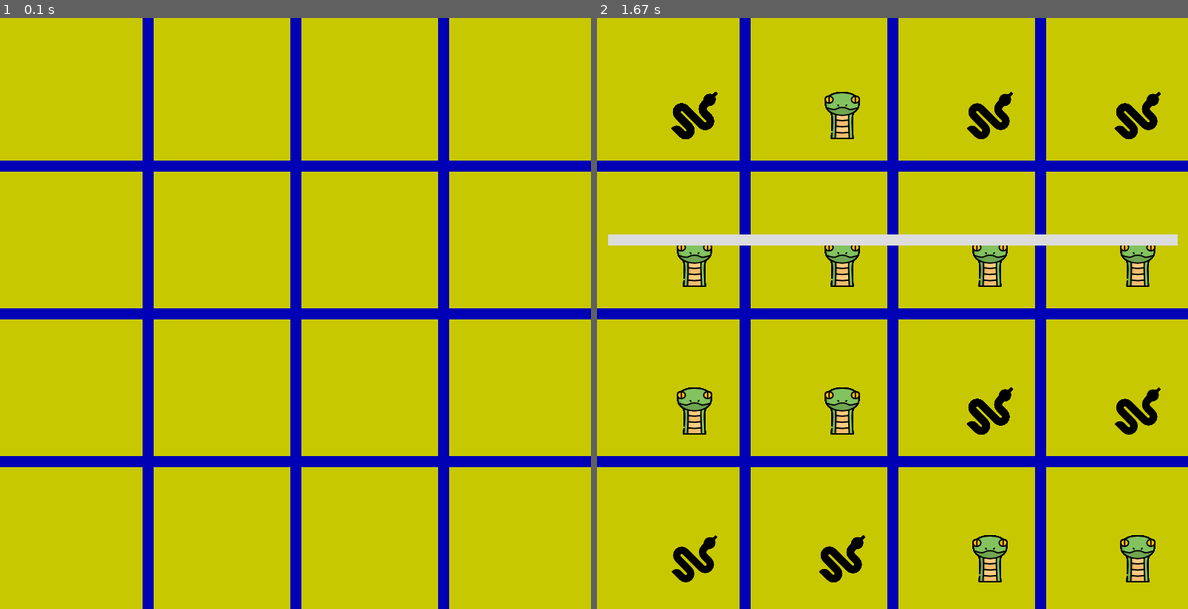
Above: before the commit, frames 1-2 (left to right).
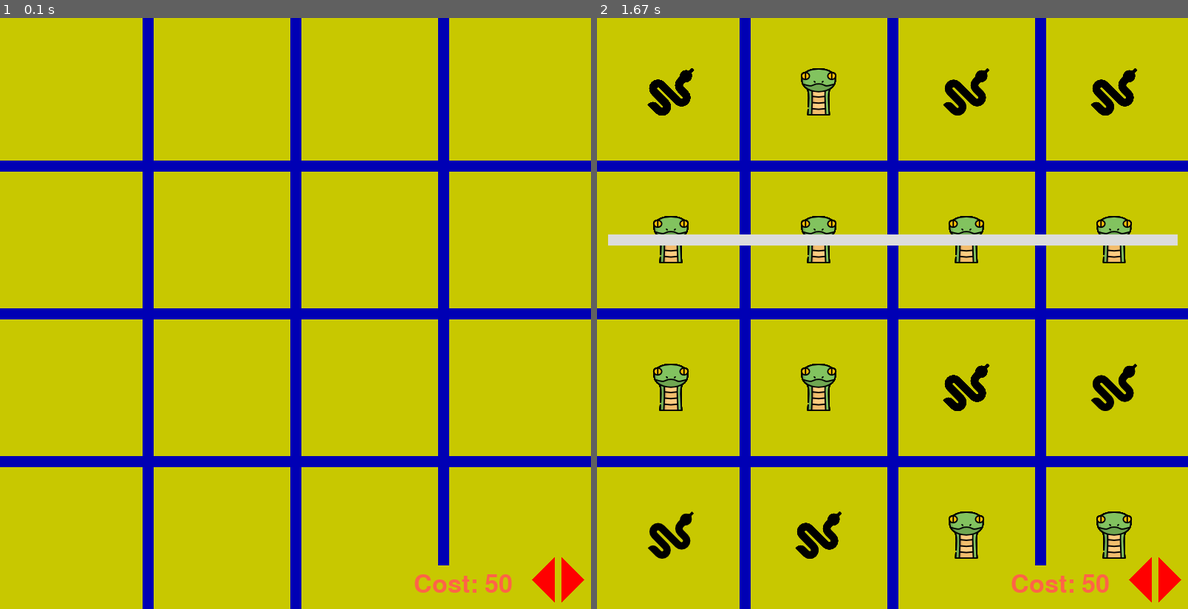
Above: after the commit, the same moments.

Repository: jackan214/Pygame-slots
Game: pygame game, started from pygame&pysimplegui/slot/slots.py
Same seed, same stepped clock (60 frames per second), same inputs: the game is played once before the commit and once after it.
Inputs (mouse positions are in pixels of both pictures, inside the frame that each line leads up to):
- Up to frame 1 (0.1 s): no input
- Up to frame 2 (1.67 s): click (892, 313) at 0.38 s

The runs differ from the first frame. In frame 1, 0.6% of the frame differs, in the area x 70-99%, y 91-100%; in frame 2, 10%, in the area x 8-99%, y 8-100%.

Commit message:
New changes

Diff:
--- a/pygame&pysimplegui/slot/slots.py
+++ b/pygame&pysimplegui/slot/slots.py
@@ -11,15 +11,16 @@
 boardRows = 4
 boardCols = 4
 squareSize = 200
-circleRadius = 50
-circleWidth = 15
-crossWidth = 25
 space = 55
 windowName = "Slots"
 windowNameInt = 0
+cost = 50
+costtxt = "Cost: {}".format(cost)
+fontClr = (255,99,71)
 
 bgColor = (200, 200, 0)
 lineColor = (0, 0, 180)
+triangleColor = (255, 0, 0)
 winLineColor = (220, 220, 220)
 circleColor = (239, 231, 200)
 crossColor = (66, 66, 66)
@@ -29,19 +30,34 @@
 screen.fill(bgColor)
 board = np.zeros((boardRows, boardCols))
 
-def drawLines():
+def drawLines() :
 
+	#Line 1 vert
 	pg.draw.line(screen, lineColor, (0, squareSize), (width, squareSize), lineWidth)
-
+	#Line 2 vert
 	pg.draw.line(screen, lineColor, (0, 2 * squareSize), (width, 2 * squareSize), lineWidth)
-
+	#Line 3 vert
 	pg.draw.line(screen, lineColor, (0, 3 * squareSize), (width, 3 * squareSize), lineWidth)
 
+	#Line 1 hori
 	pg.draw.line(screen, lineColor, (squareSize, 0), (squareSize, height), lineWidth)
+	#Line 2 hori
+	pg.draw.line(screen, lineColor, (2 * squareSize, 0), (2 * squareSize, height), lineWidth)
+	#Line 3 hori
+	pg.draw.line(screen, lineColor, (3 * squareSize, 0), (3 * squareSize, height - 60), lineWidth)
 
-	pg.draw.line(screen, lineColor, (2 * squareSize, 0), (2 * squareSize, height), lineWidth)
+def drawPointSyst() :
 
-	pg.draw.line(screen, lineColor, (3 * squareSize, 0), (3 * squareSize, height), lineWidth)
+	#(leftest point)(top point)(bottom point)
+	pg.draw.polygon(screen, (triangleColor), ((790,760), (760,730), (760,790)))
+	#(leftest point)(top point)(bottom point)
+	pg.draw.polygon(screen, (triangleColor), ((720,760), (750,730), (750,790)))
+
+	myFont = pg.font.SysFont(None, 50)
+	textSurface = myFont.render(costtxt, True, (fontClr))
+	#(x,y)
+	screen.blit(textSurface, (560, 750))
+
 
 snake1 = pg.image.load("snake.png")
 snake2 = pg.image.load("blackSnake.png")
@@ -50,9 +66,9 @@
 	for row in range(boardRows):
 		for col in range(boardCols):
 			if board[row][col] == 1:
-				screen.blit(snake2, (int( col * squareSize + squareSize//2 ), int( row * squareSize + squareSize//2 )))
+				screen.blit(snake2, (int( col * squareSize + squareSize//2 - 32), int( row * squareSize + squareSize//2 - 32)))
 			elif board[row][col] == 2:
-				screen.blit(snake1, (int( col * squareSize + squareSize//2 ), int( row * squareSize + squareSize//2 )))
+				screen.blit(snake1, (int( col * squareSize + squareSize//2 - 32), int( row * squareSize + squareSize//2 - 32)))
 
 def markSquare(row, col):
 	shape = rand.randint(1,2)
@@ -71,20 +87,25 @@
 
 def checkWin(player):
 	global windowNameInt
+
+	#All vertical
 	for col in range(boardCols):
 		if board[0][col] == player and board[1][col] == player and board[2][col] == player and board[3][col] == player:
 			vertWinLine(col)
 			windowNameInt += 1
 
+	#All horizontal
 	for row in range(boardRows):
 		if board[row][0] == player and board[row][1] == player and board[row][2] == player and board[row][3] == player:
 			horiWinLine(row)
 			windowNameInt += 1
 
+	#From bottom right to top left
 	if board[3][0] == player and board[2][1] == player and board[1][2] == player and board[0][3] == player:
 		drawAscDiagonal()
 		windowNameInt += 1
 
+	#From top left to bottom right
 	if board[0][0] == player and board[1][1] == player and board[2][2] == player and board[3][3] == player:
 		drawDescDiagonal()
 		windowNameInt += 1
@@ -119,6 +140,7 @@
 def restart():
 	screen.fill(bgColor)
 	drawLines()
+	drawPointSyst()
 	windowName = (str(windowNameInt))
 	pg.display.set_caption(windowName)
 	for row in range(boardRows):
@@ -126,6 +148,7 @@
 			board[row][col] = 0
 
 drawLines()
+drawPointSyst()
 
 player = 1
 game_over = False
@@ -139,17 +162,16 @@
 		if event.type == pg.MOUSEBUTTONDOWN:
 			pos = pg.mouse.get_pos()
 			while not boardCheck() :
-
 				randMouseX = rand.randint(0, width - 1)
 				randMouseY = rand.randint(0, height - 1)
 
-				clicked_row = int(randMouseY // squareSize)
-				clicked_col = int(randMouseX // squareSize)
-				print("Click ", pos, "Grid coordinates: ", clicked_row, clicked_col)
+				clickedRow = int(randMouseY // squareSize)
+				clickedCol = int(randMouseX // squareSize)
+				print("Click ", pos, "Grid coordinates: ", clickedRow, clickedCol)
 
-				if freeSquare(clicked_row, clicked_col):
+				if freeSquare(clickedRow, clickedCol):
 
-					markSquare(clicked_row, clicked_col)
+					markSquare(clickedRow, clickedCol)
 					drawShapes()
 
 			checkWin(1)
